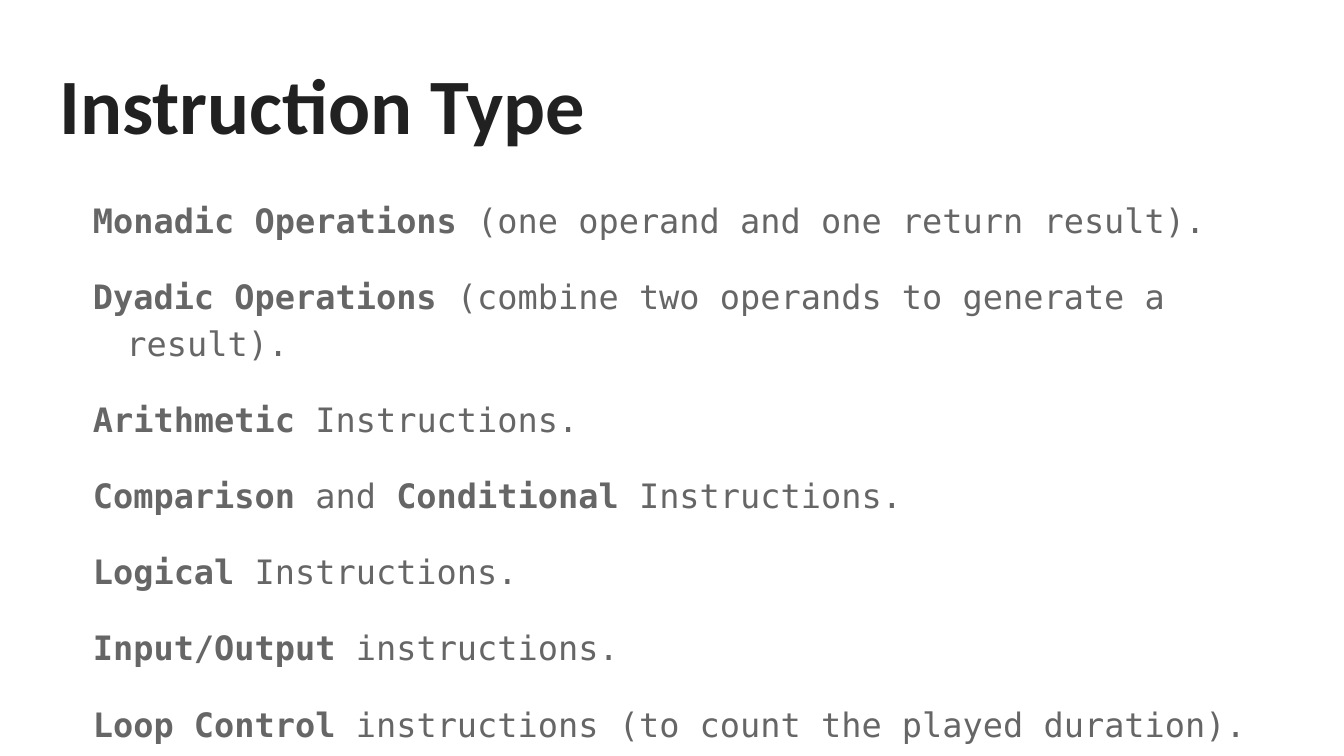
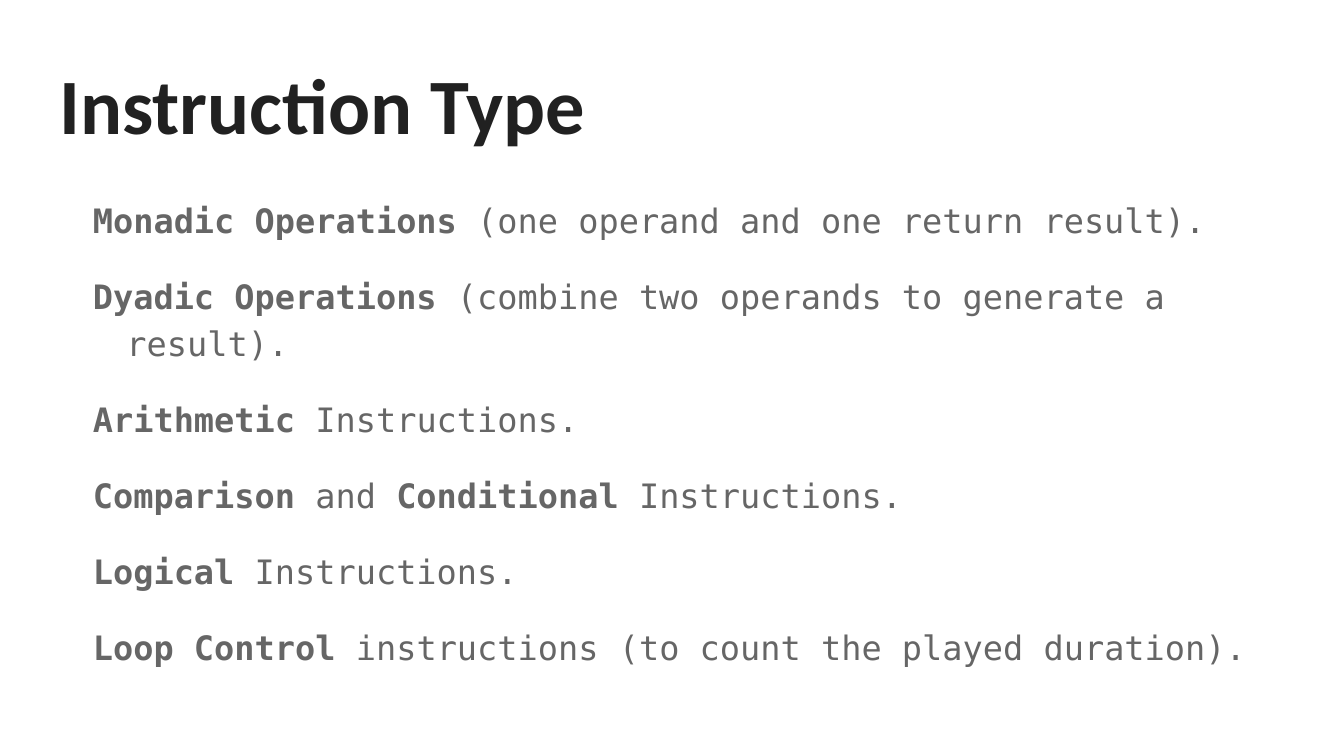
Before and after one commit to yaki29/COA-Project, a slide deck: slide 8 of MP3 Player ISA.pptx. Drawn at 1344x756 pixels with LibreOffice and Linux fonts; fonts in the diff are those of the drawing. Boxes give left, top, right and bottom in pixels: in the first picture for what was removed or moved away, otherwise in the second. Text is boxed around its words. In the diff, an @@ line names an element or a change of style, - is before the commit and + after.

```diff
--- a/MP3 Player ISA.pptx
+++ b/MP3 Player ISA.pptx
@@ text at (x1=93, y1=634, x2=619, y2=667): paragraph removed @@
-Input/Output instructions.
```
Also in this commit, not shown: 4 other slides changed, 9 slides added.
